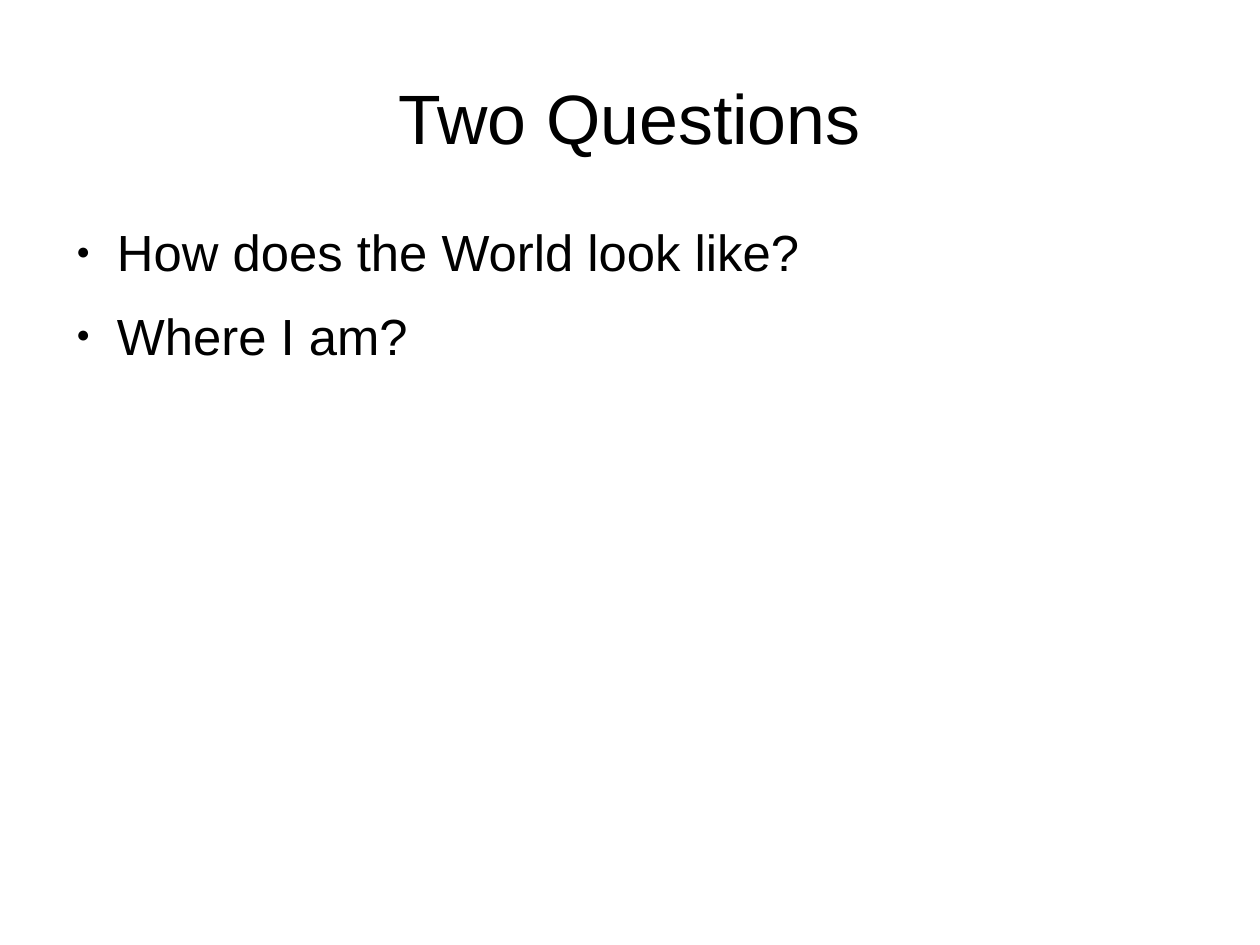
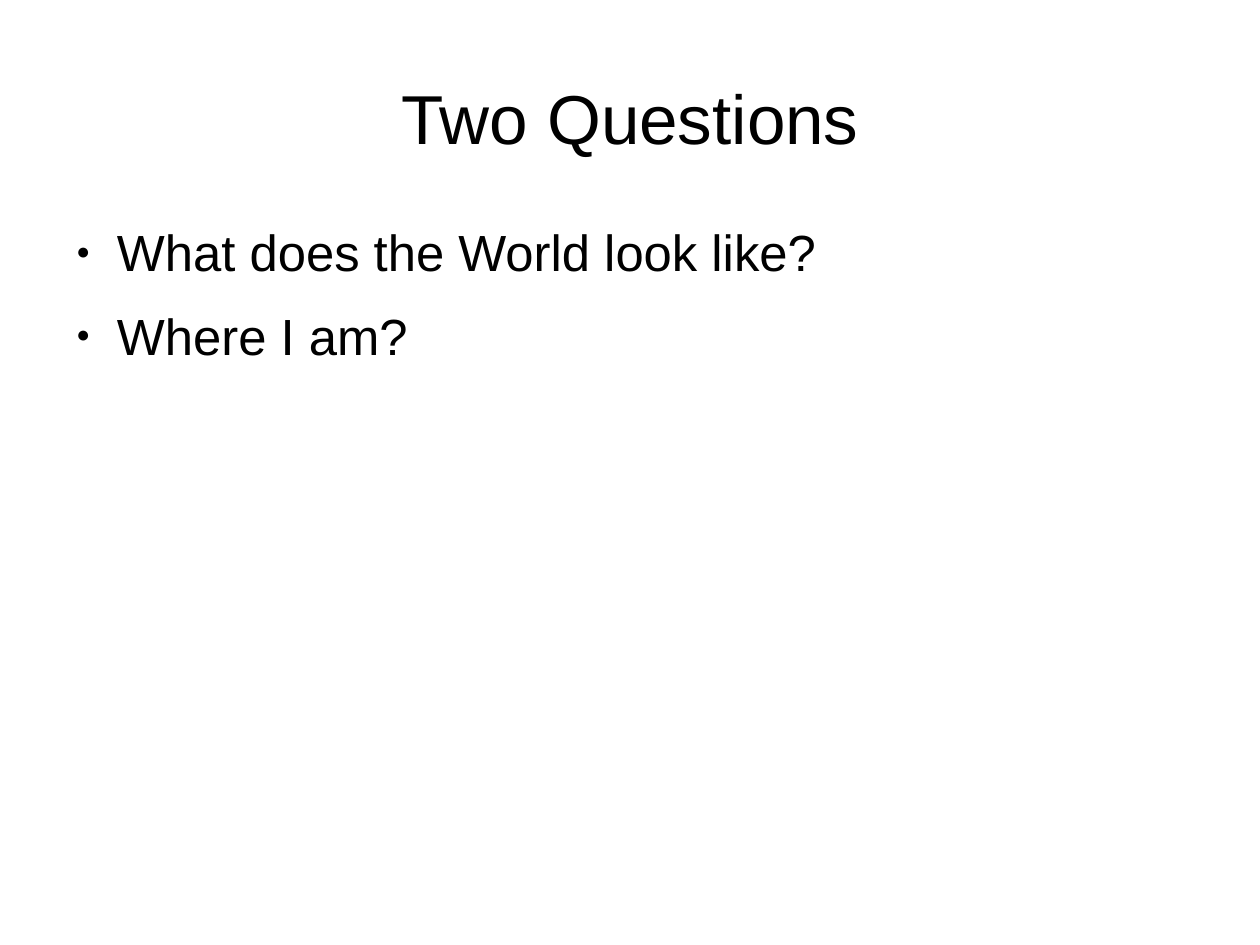
Before and after one commit to peterborkuti/english, a slide deck: slide 5 of robotlocalization/robotlocalization_02.odp. Drawn at 1260x945 pixels with LibreOffice and Linux fonts; fonts in the diff are those of the drawing. Boxes give left, top, right and bottom in pixels: in the first picture for what was removed or moved away, otherwise in the second. Text is boxed around its words. In the diff, an @@ line names an element or a change of style, - is before the commit and + after.

```diff
--- a/robotlocalization/robotlocalization_02.odp
+++ b/robotlocalization/robotlocalization_02.odp
@@ title "Two Questions" at (401,94,858,157): size 44 to 43.6 pt @@
@@ text at (117,234,815,272): text changed @@
-● How does the World look like?
+● What does the World look like?
```
Also in this commit, not shown: 39 other slides changed, 1 other file.
